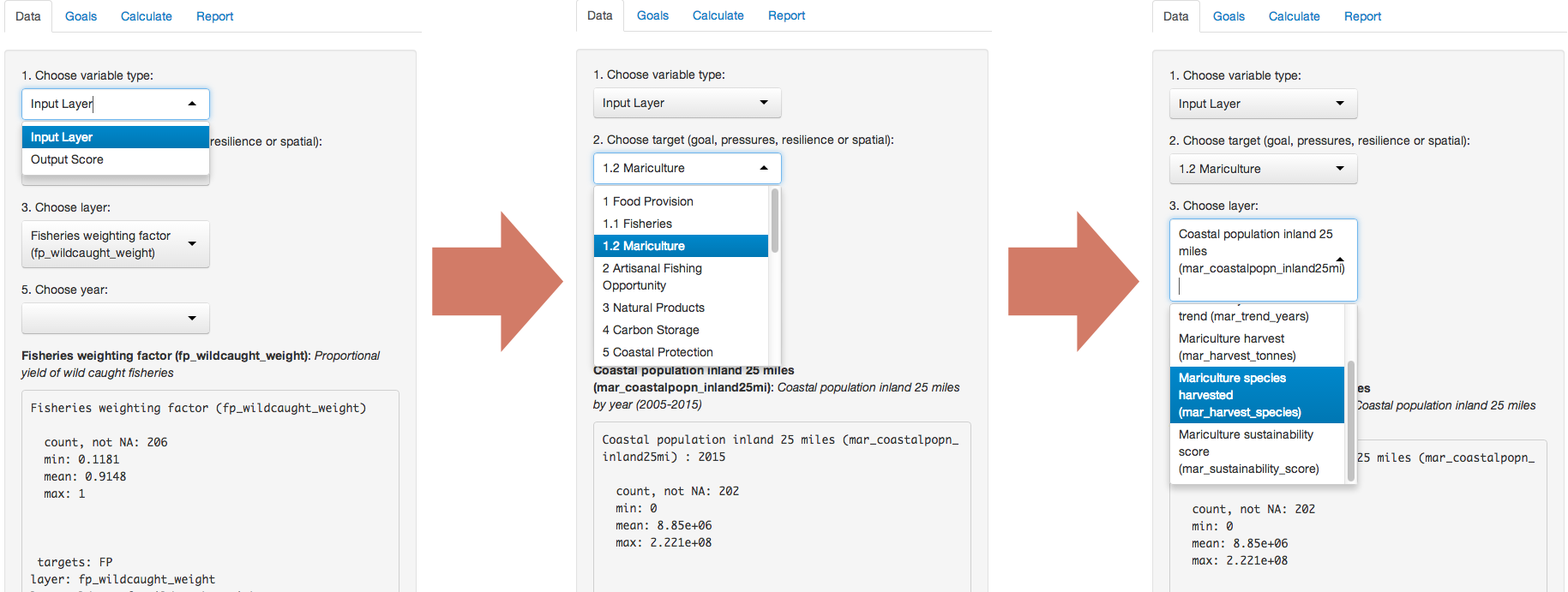
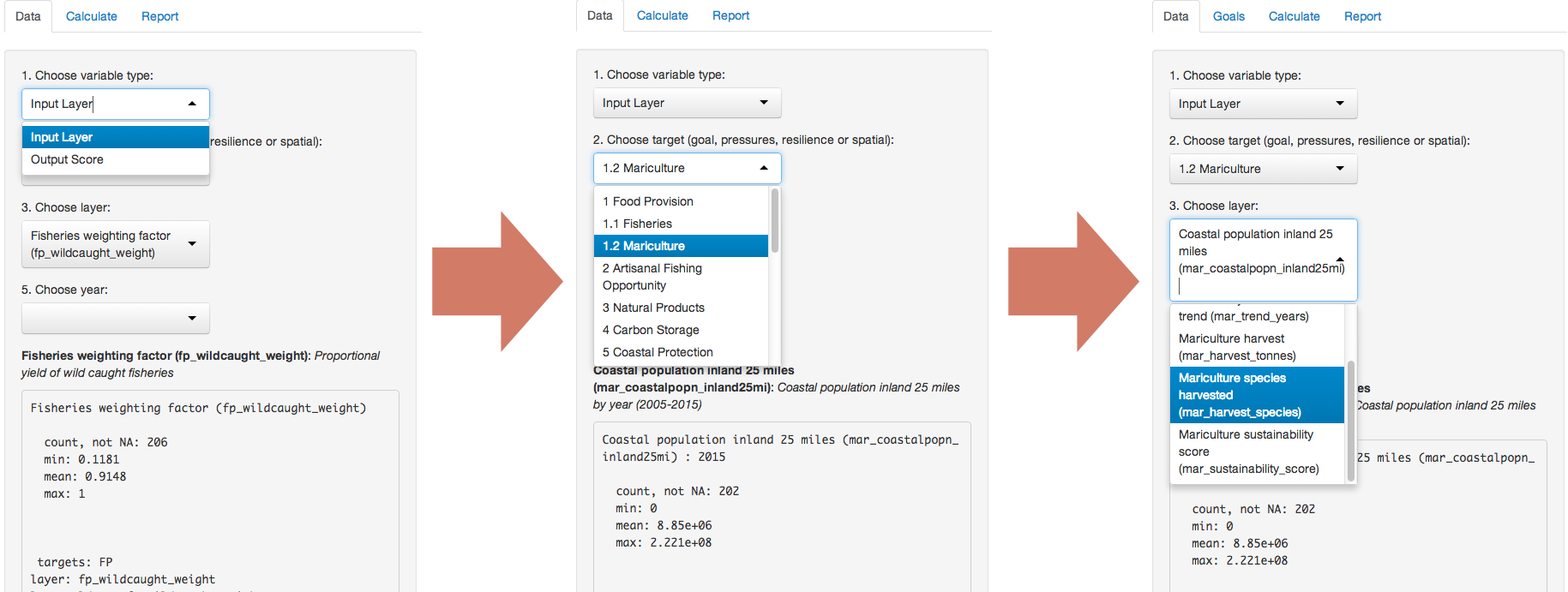
Before/after of a w=1568, h=592 layered artwork. What changed in the layer stack:
added layer "Layer 6" above "Layer 3" over bbox(768, 10, 806, 23)
painted on "Layer 3" over bbox(636, 10, 806, 23)
painted on "Layer 4" over bbox(65, 11, 235, 24)
